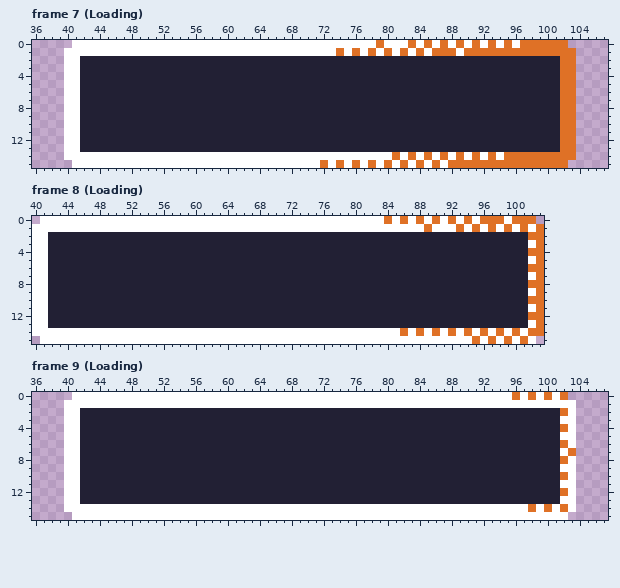
Pixel-art file, stored at graphics/verification/button.aseprite. That is the earlier state.
144x16 pixels, 10 frames. Shown: frame 7 (Loading): x 36..107, y 0..15; frame 8 (Loading): x 40..103, y 0..15; frame 9 (Loading): x 36..107, y 0..15. The commit also changed other frames, which this record leaves out.
Once edited:
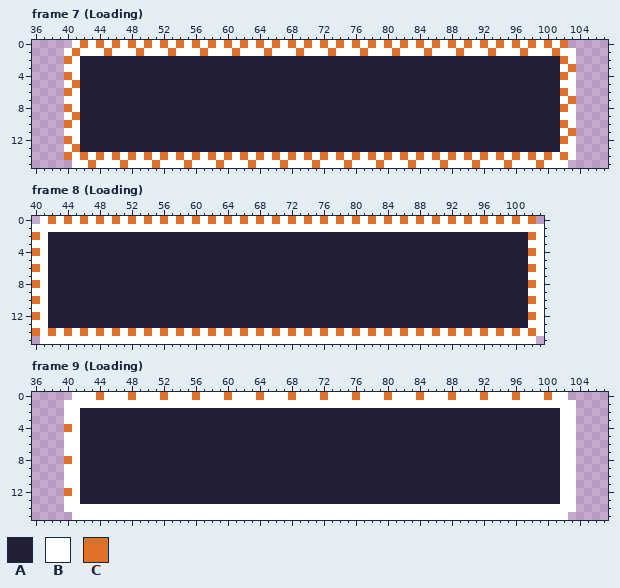
Palette (. is transparent): A #222034  B #ffffff  C #df7126
Diff:
layer "Progress Bar" now hidden
layer "Dithering" added
Frame 7 (Loading), layer "Dithering":
Colour C gives way to colour B in row 0 at x 79, 83, 85, 87, 89, 91, 93, 95, 97, 99 and 101; in row 1 at x 74, 76, 78, 80, 82, 84, 86 to 88, 90 to 92, 94 to 96, 98 to 100 and 102 to 103; in row 2 at x 103; in row 3 at x 102; in row 4 at x 103; in row 5 at x 102 to 103.
Colour C gives way to colour B in row 6 at x 103; in row 7 at x 102; in row 8 at x 103; in row 9 at x 102 to 103; in row 10 at x 103; in row 11 at x 102.
Colour C gives way to colour B in row 12 at x 103; in row 13 at x 102 to 103; in row 14 at x 81, 83, 85, 87, 89, 91, 93, 95, 97, 99, 101 and 103; in row 15 at x 72, 74, 76, 78, 80, 82, 84, 86, 88 to 90, 92 to 94, 96 to 98 and 100 to 102.
Colour B gives way to colour C in row 0 at x 42, 44, 46, 48, 50, 52, 54, 56, 58, 60, 62, 64, 66, 68, 70, 72, 74, 76, 78, 80, 82, 84, 86, 88, 90, 92, 94 and 96; in row 1 at x 41, 45, 49, 53, 57, 61, 65, 69, 73, 77, 81, 85 and 89; in row 2 at x 40; in row 4 at x 40; in row 5 at x 41; in row 6 at x 40.
Colour B gives way to colour C in row 8 at x 40; in row 9 at x 41; in row 10 at x 40; in row 12 at x 40; in row 13 at x 41; in row 14 at x 40, 42, 44, 46, 48, 50, 52, 54, 56, 58, 60, 62, 64, 66, 68, 70, 72, 74, 76, 78, 80, 82, 84, 86, 88, 90, 92 and 94.
Colour B gives way to colour C in row 15 at x 43, 47, 51, 55, 59, 63, 67, 71, 75, 79, 83 and 87.
Frame 8 (Loading), layer "Dithering":
Colour C gives way to colour B in row 0 at x 97 and 101; in row 1 at x 89, 93, 95, 97, 99, 101 and 103; in rows 2 to 14 at x 103; in row 15 at x 95, 97, 99 and 101.
Colour B gives way to colour C in row 0 at x 42, 44, 46, 48, 50, 52, 54, 56, 58, 60, 62, 64, 66, 68, 70, 72, 74, 76, 78, 80 and 82; in row 2 at x 40; in row 4 at x 40; in row 6 at x 40; in row 8 at x 40; in row 10 at x 40.
Colour B gives way to colour C in row 12 at x 40; in row 14 at x 40, 42, 44, 46, 48, 50, 52, 54, 56, 58, 60, 62, 64, 66, 68, 70, 72, 74, 76, 78, 80, 82 and 84.
Frame 9 (Loading), layer "Dithering":
Colour C gives way to colour B in row 0 at x 98 and 102; in row 2 at x 102; in row 4 at x 102; in row 6 at x 102; in row 7 at x 103; in row 8 at x 102.
Colour C gives way to colour B in row 10 at x 102; in row 12 at x 102; in row 14 at x 98, 100 and 102.
Colour B gives way to colour C in row 0 at x 44, 48, 52, 56, 60, 64, 68, 72, 76, 80, 84, 88 and 92; in row 4 at x 40; in row 8 at x 40; in row 12 at x 40.
